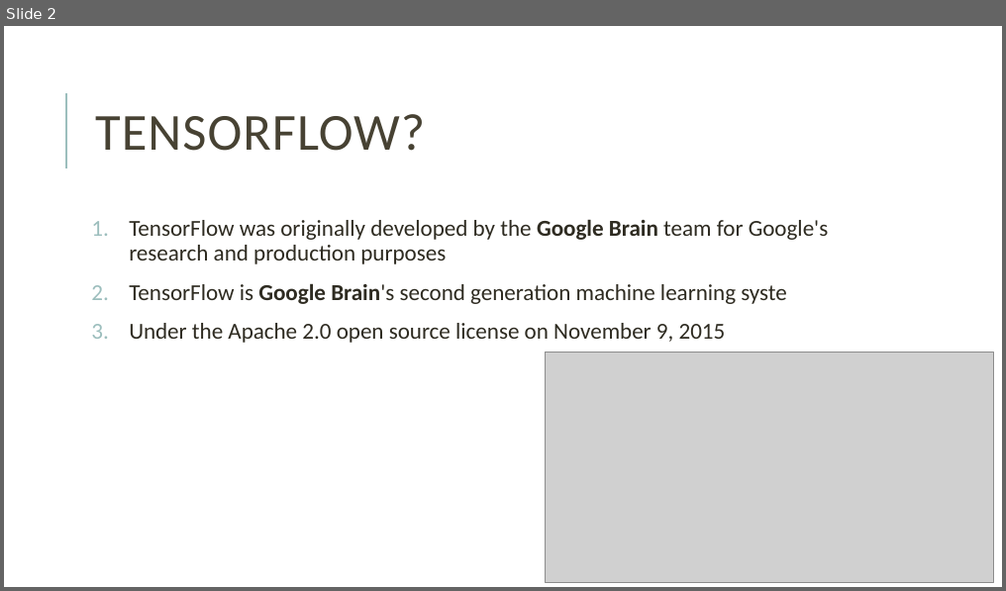
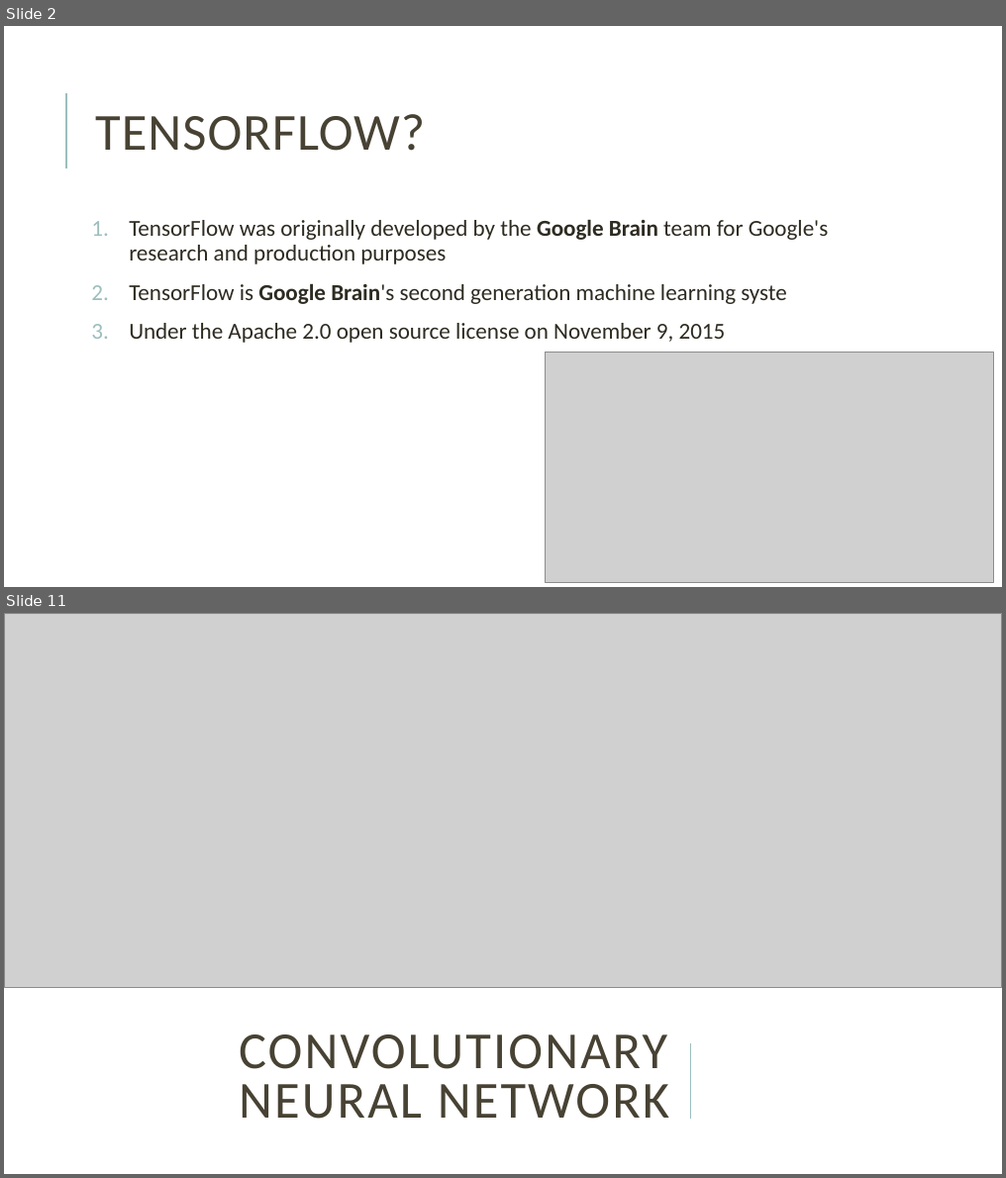
Before and after one commit to yoon-gu/tensorflow-tutorial, a slide deck: tensorflow_slides.pptx. Shown one above the other, each under a label of ours: slide 2 before the commit, slides 2 and 11 after it; the slides between them are not shown. The pictures are 1006x591 and 1006x1178 pixels, drawn with LibreOffice and Linux fonts; fonts in the diff are those of the drawing; grey boxes stand for pictures. Boxes give left, top, right and bottom in pixels: in the first picture for what was removed or moved away, otherwise in the second. Text is boxed around its words. In the diff, an @@ line names an element or a change of style, - is before the commit and + after.

```diff
--- a/tensorflow_slides.pptx
+++ b/tensorflow_slides.pptx
@@ slide 11 added at <box>4,613,1002,1174</box>, background #FFFFFF @@
@@ picture added at <box>4,613,1002,987</box> @@
@@ title added at <box>239,1035,669,1119</box>, 50 pt, text #474233 @@
+CONVOLUTIONARY NEURAL NETWORK
@@ line added from (690, 1119) to (690, 1045), #9CBEBD 1.5 pt @@
```
Also in this commit, not shown: 9 other slides added, 1 slide removed.
